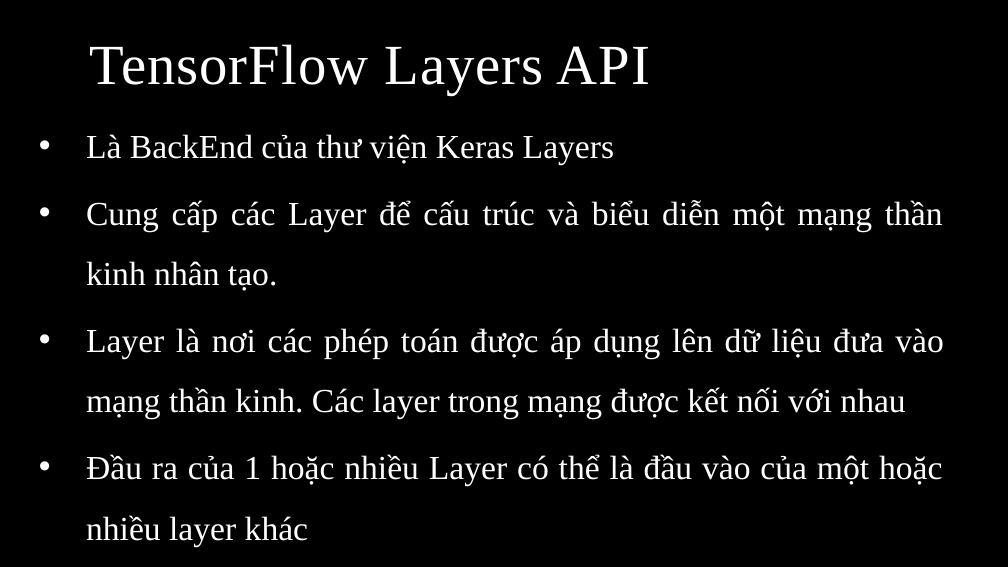
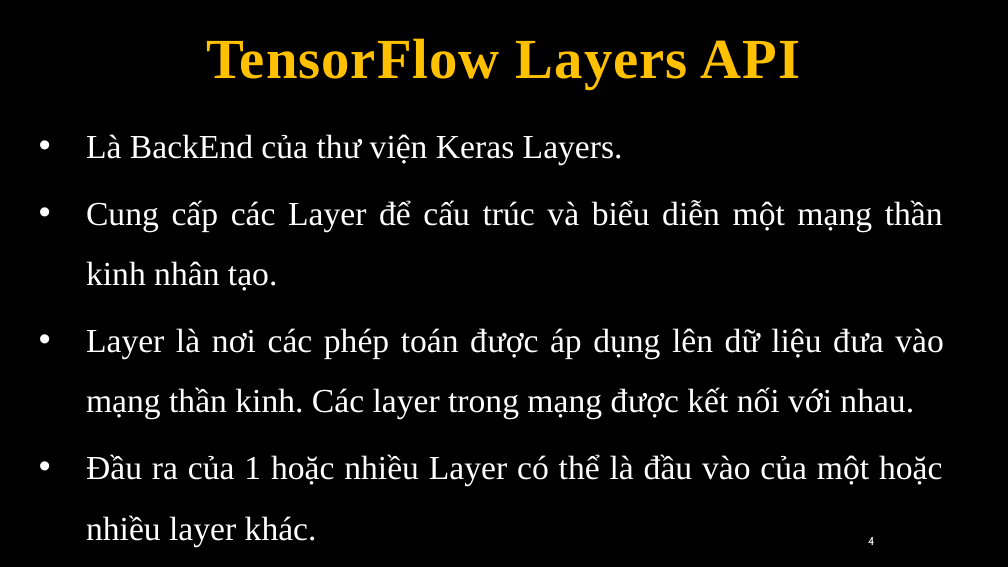
Before and after one commit to hqhoangvuong/DoAn1_CNTT, a slide deck: slide 5 of BaoCao.pptx (slide 8 before the commit). Drawn at 1008x567 pixels with LibreOffice and Linux fonts; fonts in the diff are those of the drawing; background and template pictures are left out. Boxes give left, top, right and bottom in pixels: in the first picture for what was removed or moved away, otherwise in the second. Text is boxed around its words. In the diff, an @@ line names an element or a change of style, - is before the commit and + after.

```diff
--- a/BaoCao.pptx
+++ b/BaoCao.pptx
@@ title "TensorFlow Layers API": place and size @@
-title "TensorFlow Layers API" at box(89, 44, 650, 95)
+title "TensorFlow Layers API" at box(206, 38, 801, 89)
@@ title "TensorFlow Layers API" at box(206, 38, 801, 89): text colour #FFFFFF to #FFC000, bold on; alignment left to centre @@
@@ text at box(86, 134, 623, 164): text changed @@
-• Là BackEnd của thư viện Keras Layers
+• Là BackEnd của thư viện Keras Layers.
@@ text at box(86, 328, 944, 546): text changed @@
-• Layer là nơi các phép toán được áp dụng lên dữ liệu đưa vào mạng thần kinh. Các layer trong mạng được kết nối với nhau
-• Đầu ra của 1 hoặc nhiều Layer có thể là đầu vào của một hoặc nhiều layer khác
+• Layer là nơi các phép toán được áp dụng lên dữ liệu đưa vào mạng thần kinh. Các layer trong mạng được kết nối với nhau.
+• Đầu ra của 1 hoặc nhiều Layer có thể là đầu vào của một hoặc nhiều layer khác.
@@ page number added at box(868, 537, 874, 545), 11 pt, text #FFFFFF @@
+4
```
Also in this commit, not shown: 14 other slides changed, 8 slides removed, 4 other files.
